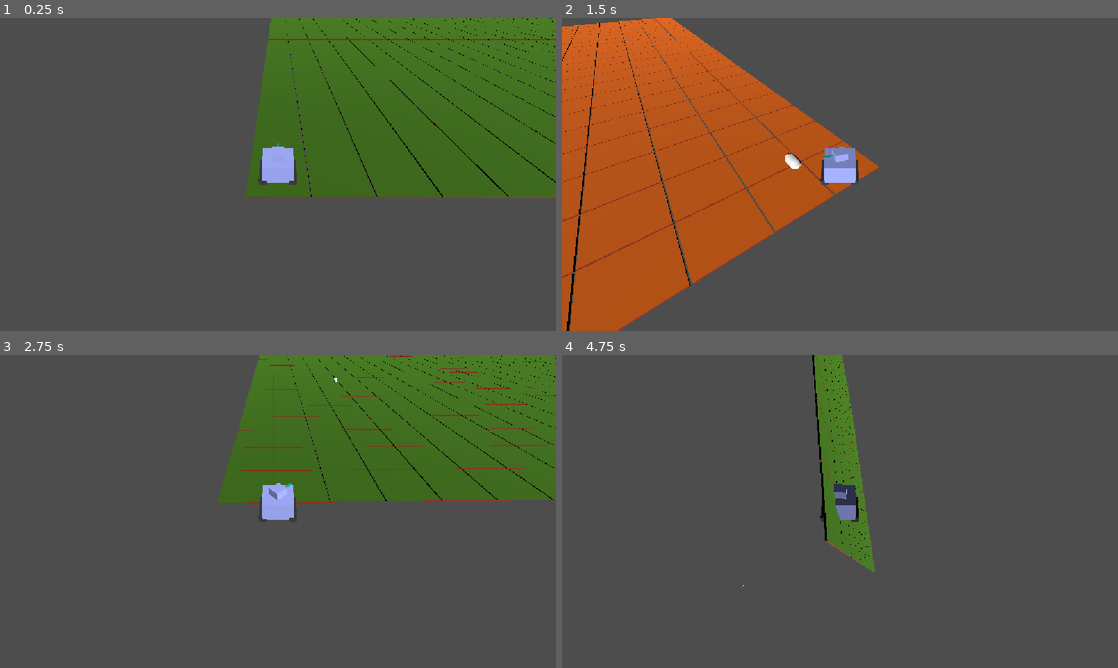
Above: before the commit, frames 1-4 (two rows, left to right).
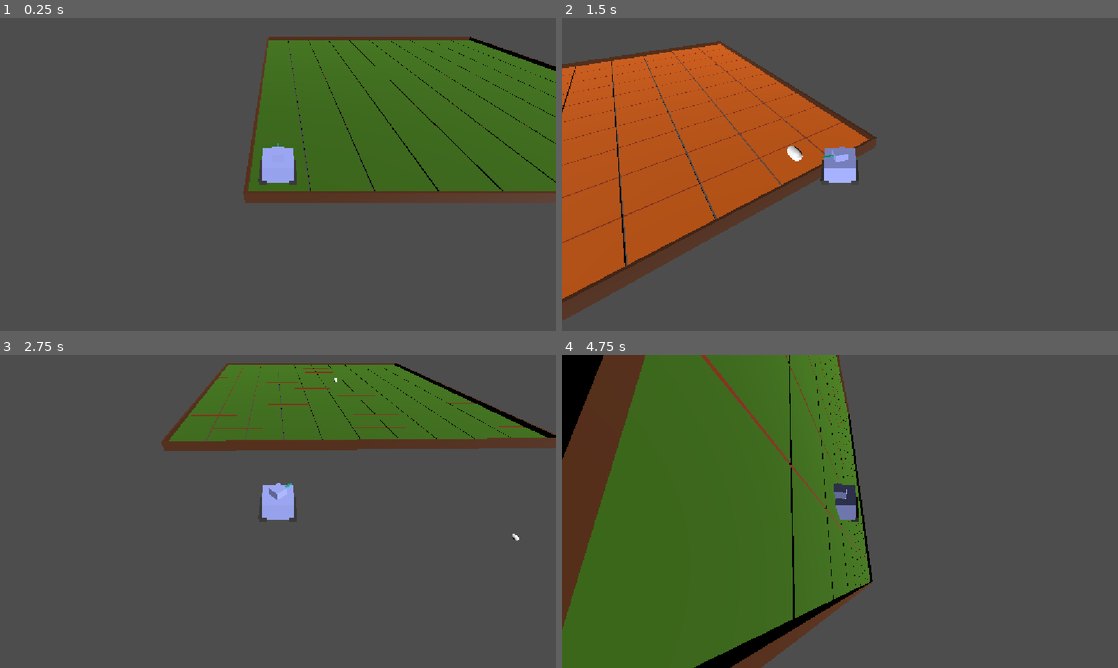
Above: after the commit, the same moments.

Repository: Grihgrix/Tank_Shift
Game: Godot game, scene res://Game scenes/Main_game_scene.tscn
Two runs of this game, one before a commit and one after it. Both use one fixed random seed, a clock stepped at 60 frames per second and the inputs below.
Inputs (mouse positions are in pixels of both pictures, inside the frame that each line leads up to):
- Up to frame 1 (0.25 s): no input
- Up to frame 2 (1.5 s): tap Enter (ui_accept) at 0.5, 0.77 s; move the mouse to (962, 158) at 0.52 s; hold Right (ui_right) 0.53-1.28 s; click (962, 158) at 0.6 s; move the mouse to (728, 190) at 1.27 s; hold Down (ui_down) from 1.28 s (still down); click (728, 190) at 1.35 s
- Up to frame 3 (2.75 s): tap Enter (ui_accept) at 1.52 s; move the mouse to (333, 442) at 2.02 s; release Down (ui_down) at 2.03 s; hold Right (ui_right) from 2.03 s (still down); click (333, 442) at 2.1 s
- Up to frame 4 (4.75 s): move the mouse to (812, 574) at 2.77 s; release Right (ui_right) at 2.78 s; hold Up (ui_up) 2.78-3.53 s; click (812, 574) at 2.85 s; tap Enter (ui_accept) at 3.02, 3.77, 4.52 s; move the mouse to (1006, 558) at 3.52 s; hold Left (ui_left) from 3.53 s (still down); click (1006, 558) at 3.6 s; move the mouse to (673, 464) at 4.27 s; click (673, 464) at 4.35 s

The runs differ from the first frame. In frame 1, 6.7% of the frame differs, in the area x 43-100%, y 0-60%; in frame 2, 15%; in frame 3, 20%; in frame 4, 48%, in the area x 0-57%, y 0-100%.

Commit message:
Adaptive mesh limits the terrain

Diff:
--- a/Game scenes/Character scenes/character.gd
+++ b/Game scenes/Character scenes/character.gd
@@ -1,7 +1,7 @@
 extends CharacterBody3D
 
 
-const SPEED:float = 5.0
+const SPEED:float = 20.0
 const SHIFT_SPEED:float = PI / 0.5
 @onready var is_up_or_down:int # to be used as a marker of whethere we are upside or downside (value down : -1 or up: 1)
 @onready var self_shift_triggered:bool = false
--- a/Game scenes/Terrain scenes/Level.tscn
+++ b/Game scenes/Terrain scenes/Level.tscn
@@ -2,6 +2,12 @@
 
 [ext_resource type="Script" uid="uid://btq4viwji1a0r" path="res://Game scenes/Terrain scenes/level.gd" id="1_by8i1"]
 [ext_resource type="PackedScene" uid="uid://cicovrxj1en1k" path="res://Game scenes/Terrain scenes/terrain_tile.tscn" id="1_lspa7"]
+[ext_resource type="Script" uid="uid://bpd8e26l353fp" path="res://Game scenes/Terrain scenes/terrain_limits.gd" id="3_expge"]
+
+[sub_resource type="BoxMesh" id="BoxMesh_g1mxi"]
+
+[sub_resource type="StandardMaterial3D" id="StandardMaterial3D_bewgv"]
+albedo_color = Color(0.32269204, 0.15368122, 2.4065375e-08, 1)
 
 [node name="Level" type="Node3D" unique_id=2021217027]
 script = ExtResource("1_by8i1")
@@ -10,3 +16,29 @@
 visible = false
 
 [node name="Tiles_parent_group" type="Node3D" parent="." unique_id=988398369 groups=["tile_parent"]]
+
+[node name="Terrain_limits" type="Node3D" parent="." unique_id=1047170919]
+script = ExtResource("3_expge")
+
+[node name="Board_Limit_1" type="MeshInstance3D" parent="Terrain_limits" unique_id=1161007347]
+transform = Transform3D(20.2, 0, 0, 0, 1, 0, 0, 0, 0.2, 10, 0, 0)
+mesh = SubResource("BoxMesh_g1mxi")
+surface_material_override/0 = SubResource("StandardMaterial3D_bewgv")
+
+[node name="Board_Limit_2" type="MeshInstance3D" parent="Terrain_limits" unique_id=1626619475]
+transform = Transform3D(20.2, 0, 0, 0, 1, 0, 0, 0, 0.2, 10, 0, -20)
+mesh = SubResource("BoxMesh_g1mxi")
+surface_material_override/0 = SubResource("StandardMaterial3D_bewgv")
+
+[node name="Board_Limit_3" type="MeshInstance3D" parent="Terrain_limits" unique_id=1309516546]
+transform = Transform3D(0.2, 0, 0, 0, 1, 0, 0, 0, 20.2, 0, 0, -10)
+mesh = SubResource("BoxMesh_g1mxi")
+surface_material_override/0 = SubResource("StandardMaterial3D_bewgv")
+
+[node name="Board_Limit_4" type="MeshInstance3D" parent="Terrain_limits" unique_id=976183837]
+transform = Transform3D(0.2, 0, 0, 0, 1, 0, 0, 0, 20.2, 20, 0, -10)
+mesh = SubResource("BoxMesh_g1mxi")
+surface_material_override/0 = SubResource("StandardMaterial3D_bewgv")
+
+[node name="Camera3D" type="Camera3D" parent="." unique_id=1092873005]
+transform = Transform3D(1, 0, 0, 0, 1, 0, 0, 0, 1, 9.475271, 3.3716755, 10.696658)
--- a/Game scenes/Terrain scenes/level.gd
+++ b/Game scenes/Terrain scenes/level.gd
@@ -22,10 +22,10 @@
 	var Current_X:int = 0
 	var Current_Y:int = 0
 
-	while Current_X <= Global.terrain_dimension.x:
+	while Current_X < Global.terrain_dimension.x:
 		# Reintialize Current_Y
 		Current_Y = 0
-		while Current_Y <= Global.terrain_dimension.y:
+		while Current_Y < Global.terrain_dimension.y:
 			# Spawn current tile
 			spawn_tile(Current_X,Current_Y)
 			# Increment Y
--- /dev/null
+++ b/Game scenes/Terrain scenes/terrain_limits.gd
@@ -0,0 +1,62 @@
+extends Node3D
+
+@onready var board_limit_1 = $Board_Limit_1
+@onready var board_limit_2 = $Board_Limit_2
+@onready var board_limit_3 = $Board_Limit_3
+@onready var board_limit_4 = $Board_Limit_4
+
+
+@onready var board_total_length:Vector2 = Vector2(0,0)
+
+@onready var board_limit_thickness:float = 0.2
+
+# Called when the node enters the scene tree for the first time.
+func _ready():
+	print(Global.terrain_tile_size)
+	print(Global.terrain_dimension)
+
+	# Calculate length of the board
+	board_total_length.x = (Global.terrain_dimension.x + (2 * Global.space_between_tiles)) * Global.terrain_tile_size
+	board_total_length.y = (Global.terrain_dimension.y + (2 * Global.space_between_tiles)) * Global.terrain_tile_size
+	print(board_total_length)
+
+
+	# Apply to limit 1
+	# Resize
+	board_limit_1.scale.x = board_total_length.x + board_limit_thickness
+	board_limit_1.scale.y = 1
+	board_limit_1.scale.z =  board_limit_thickness
+	# Reposition
+	board_limit_1.global_position.x = (board_limit_1.scale.x / 2) - Global.terrain_tile_size / 2
+	board_limit_1.global_position.y = 0
+	board_limit_1.global_position.z = 0 + Global.terrain_tile_size / 2
+
+	# Apply to limit 2 (it is the one opposite 1 so same orientation)
+	# Resize
+	board_limit_2.scale.x = board_limit_1.scale.x
+	board_limit_2.scale.y = board_limit_1.scale.y
+	board_limit_2.scale.z = board_limit_1.scale.z
+	# Reposition
+	board_limit_2.global_position.x = board_limit_1.global_position.x
+	board_limit_2.global_position.y = 0
+	board_limit_2.global_position.z = - (board_total_length.y - Global.terrain_tile_size / 2)
+
+	# Apply to limit 3
+	# Resize
+	board_limit_3.scale.x =  board_limit_thickness
+	board_limit_3.scale.y = 1
+	board_limit_3.scale.z = board_total_length.y + board_limit_thickness
+	# Reposition
+	board_limit_3.global_position.x = 0 - Global.terrain_tile_size / 2
+	board_limit_3.global_position.y = 0
+	board_limit_3.global_position.z = - ((board_limit_3.scale.z / 2) - (board_limit_thickness + Global.terrain_tile_size) / 2)
+
+	# Apply to limit 4
+	# Resize
+	board_limit_4.scale.x = board_limit_3.scale.x
+	board_limit_4.scale.y = board_limit_3.scale.y
+	board_limit_4.scale.z = board_limit_3.scale.z
+	# Reposition
+	board_limit_4.global_position.x = (board_total_length.x - Global.terrain_tile_size / 2) + board_limit_thickness / 2
+	board_limit_4.global_position.y = 0
+	board_limit_4.global_position.z = board_limit_3.global_position.z
--- a/Global/Global.gd
+++ b/Global/Global.gd
@@ -5,6 +5,6 @@
 var projectile_speed:int = 50
 
 # Level instanciation
-var terrain_dimension:Vector2i = Vector2i(20, 20)
+var terrain_dimension:Vector2i = Vector2i(10, 10)
 var terrain_tile_size:float = 2 * 2 #(2 * scale of tile)
 var space_between_tiles:float = 0.1 # if we want to make the tiles visible or if we want to keep a small space to see the other side
Not shown, added: Game scenes/Terrain scenes/terrain_limits.gd.uid
